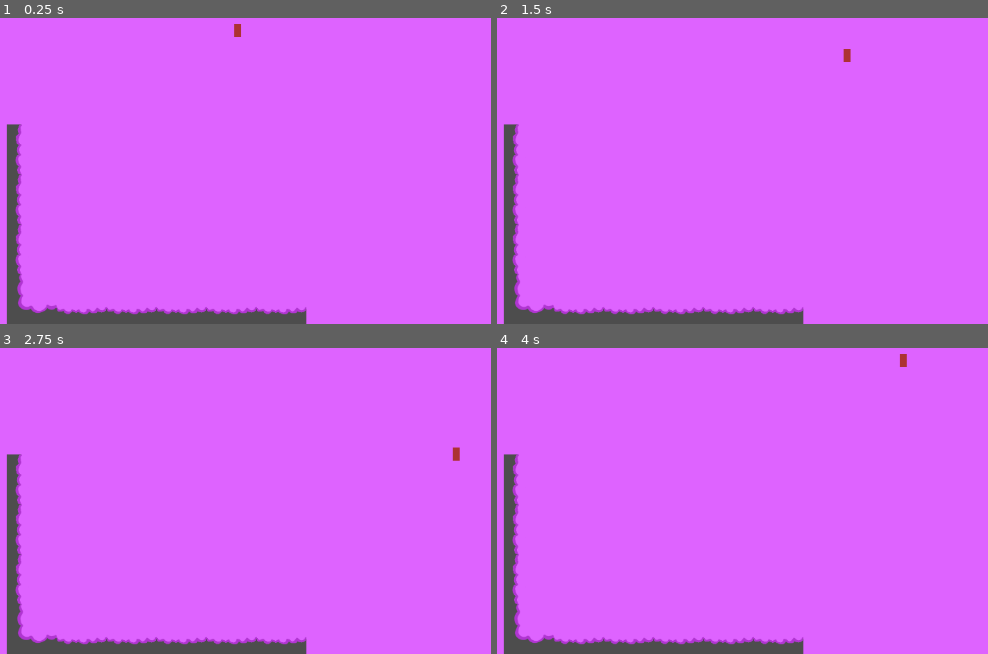
Above: before the commit, frames 1-4 (two rows, left to right).
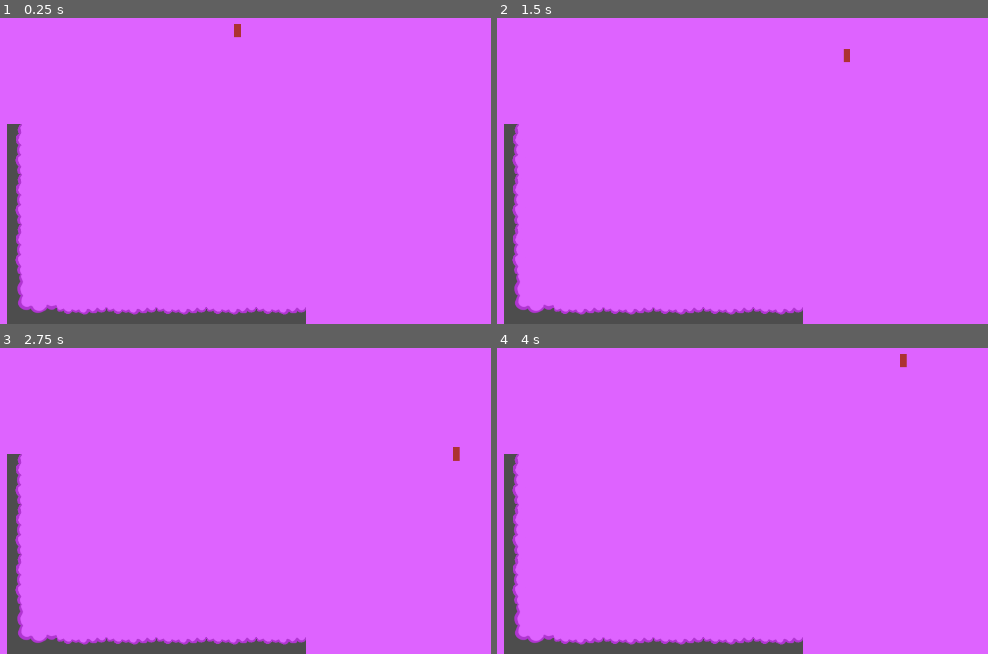
Above: after the commit, the same moments.

Repository: VillerotJustin/Crash_Robots
Game: Godot game, scene res://World/world.tscn
The game is run twice, just before and just after one commit, with the same random seed, the same clock (stepped at 60 frames per second) and the same inputs.
Inputs:
- Up to frame 1 (0.25 s): no input
- Up to frame 2 (1.5 s): tap Enter at 0.5 s; hold D (move_right) 0.53-1.28 s; tap Space (dash) at 0.6 s; hold S (move_down) from 1.28 s (still down); tap K (drill) at 1.35 s
- Up to frame 3 (2.75 s): release S (move_down) at 2.03 s; hold D (move_right) from 2.03 s (still down); tap Space (dash) at 2.1 s
- Up to frame 4 (4 s): tap Space (dash) at 2.75, 3.6 s; release D (move_right) at 2.78 s; hold W (move_up) 2.78-3.53 s; tap K (drill) at 2.85 s; hold A (move_left) from 3.53 s (still down)

The runs differ from the first frame. In frame 1, 0.2% of the frame differs, in the area x 1-63%, y 1-100%; in frame 2, 0.2%, in the area x 1-73%, y 10-100%; in frame 3, 0.2%; in frame 4, 0.2%.

Commit message:
res 1920x1080

Diff:
--- a/World/world.tscn
+++ b/World/world.tscn
@@ -116,7 +116,6 @@
 
 [node name="Camera" parent="." instance=ExtResource("3_j8job")]
 position = Vector2(960, 540)
-zoom = Vector2(0.6, 0.6)
 
 [node name="Player" parent="." node_paths=PackedStringArray("main_camera") instance=ExtResource("3_3f78f")]
 position = Vector2(1035, 374)
--- a/project.godot
+++ b/project.godot
@@ -14,6 +14,12 @@
 run/main_scene="uid://dikmmdqpc2pql"
 config/features=PackedStringArray("4.5", "Forward Plus")
 config/icon="res://icon.svg"
+
+[display]
+
+window/size/viewport_width=1920
+window/size/viewport_height=1080
+window/size/mode=3
 
 [input]
 
